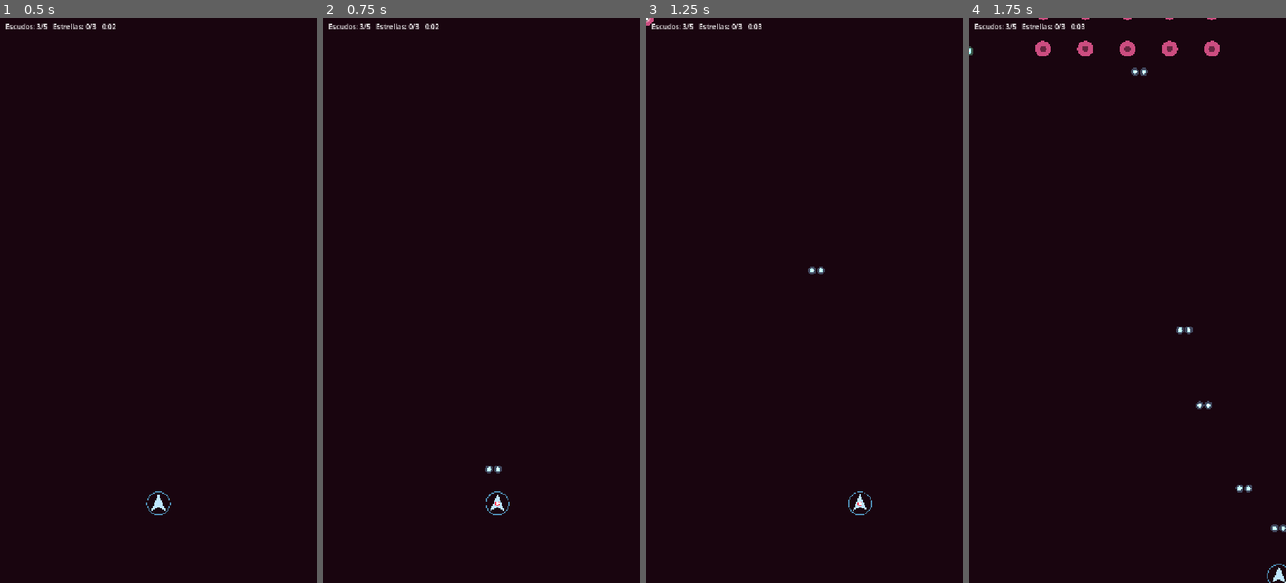
Above: before the commit, frames 1-4 (left to right).
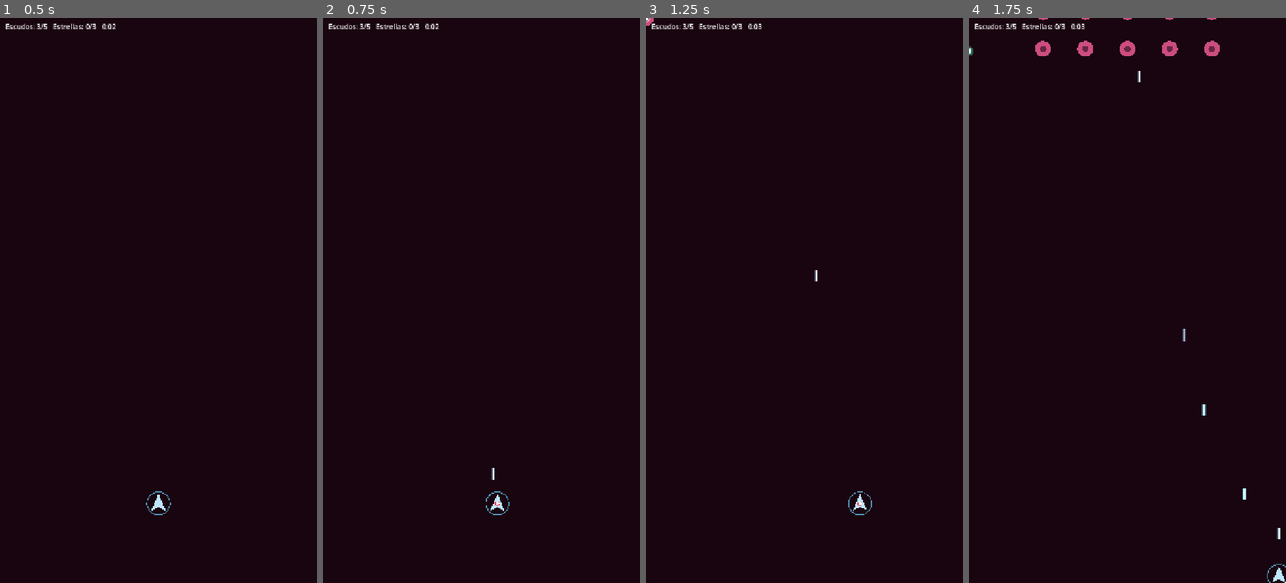
Above: after the commit, the same moments.

Repository: mark2141/cellularwars
Game: Godot game, scene res://scenes/main/main.tscn
Same seed, same stepped clock (60 frames per second), same inputs: the game is played once before the commit and once after it.
Inputs (mouse positions are in pixels of both pictures, inside the frame that each line leads up to):
- Up to frame 1 (0.5 s): no input
- Up to frame 2 (0.75 s): tap Enter at 0.5 s; move the mouse to (551, 272) at 0.52 s; hold Right (move_right) from 0.53 s (still down); hold Shift (focus) from 0.53 s (still down); click (551, 272) at 0.67 s
- Up to frame 3 (1.25 s): keep holding Right (move_right); keep holding Shift (focus)
- Up to frame 4 (1.75 s): release Right (move_right) at 1.25 s; release Shift (focus) at 1.25 s; drag from (1064, 328) to (1184, 503) at 1.27 s

Frame 1 is identical in both runs. In frame 2, less than 0.1% of the frame differs, in the area x 51-57%, y 79-82%; in frame 3, less than 0.1%; in frame 4, 0.4%, in the area x 51-100%, y 8-93%.

Commit message:
Añade armas como recursos: disparo simple en línea y mejora doble
Co-Authored-By: Claude Opus 5.5 <noreply@anthropic.com>
Claude-Session: https://claude.ai/code/session_01AXcMzje3NUiAFTqrS41fwi

Diff:
--- a/resources/player/player_default.tres
+++ b/resources/player/player_default.tres
@@ -1,6 +1,9 @@
-[gd_resource type="Resource" script_class="PlayerData" load_steps=2 format=3]
+[gd_resource type="Resource" script_class="PlayerData" format=3]
 
 [ext_resource type="Script" path="res://scripts/player/player_data.gd" id="1"]
+[ext_resource type="Resource" path="res://resources/weapons/simple.tres" id="1_wie2t"]
 
 [resource]
 script = ExtResource("1")
+speed = 336.0
+default_weapon = ExtResource("1_wie2t")
--- /dev/null
+++ b/resources/weapons/doble.tres
@@ -0,0 +1,10 @@
+[gd_resource type="Resource" script_class="WeaponData" format=3]
+
+[ext_resource type="Script" path="res://scripts/weapons/weapon_data.gd" id="1_yxgjx"]
+
+[resource]
+script = ExtResource("1_yxgjx")
+display_name = "Doble"
+letter = "D"
+color = Color(0.45, 1, 0.6, 1)
+shot_count = 2
--- /dev/null
+++ b/resources/weapons/simple.tres
@@ -0,0 +1,7 @@
+[gd_resource type="Resource" script_class="WeaponData" format=3]
+
+[ext_resource type="Script" path="res://scripts/weapons/weapon_data.gd" id="1_r1bp1"]
+
+[resource]
+script = ExtResource("1_r1bp1")
+display_name = "Simple"
--- a/scripts/bullets/bullet_manager.gd
+++ b/scripts/bullets/bullet_manager.gd
@@ -8,6 +8,8 @@
 enum Team { ENEMY, PLAYER }
 
 const CULL_MARGIN := 32.0
+## Largo de la estela de los disparos del jugador, que se dibujan como líneas.
+const SHOT_LENGTH := 26.0
 
 var player: Player
 var field: Rect2
@@ -109,6 +111,12 @@
 	# Dibujo provisional con círculos; se sustituirá por los proyectiles en SVG.
 	for i in _pos.size():
 		var c := _col[i]
+		if _team[i] == Team.PLAYER:
+			var tail := _pos[i] - _vel[i].normalized() * SHOT_LENGTH
+			draw_line(_pos[i], tail, Color(c, 0.35), _rad[i] * 2.2)
+			draw_line(_pos[i], tail, c, _rad[i])
+			draw_line(_pos[i], tail, Color.WHITE, _rad[i] * 0.35)
+			continue
 		draw_circle(_pos[i], _rad[i] * 1.8, Color(c, 0.3))
 		draw_circle(_pos[i], _rad[i], c)
 		draw_circle(_pos[i], _rad[i] * 0.45, Color.WHITE)
--- a/scripts/player/player.gd
+++ b/scripts/player/player.gd
@@ -9,6 +9,7 @@
 signal stars_changed(stars: int, needed: int)
 ## Se emite al recoger la última estrella; quien escucha limpia el escenario.
 signal laser_fired
+signal weapon_changed(weapon: WeaponData)
 signal defeated
 
 ## Margen para que la nave no salga a medias del campo.
@@ -19,6 +20,7 @@
 var bullets: BulletManager
 var field: Rect2
 var stars: int = 0
+var current_weapon: WeaponData
 var focusing: bool = false
 
 var _invuln_left: float = 0.0
@@ -32,14 +34,21 @@
 func _ready() -> void:
 	health.reset(data.max_shields + 1, data.start_shields + 1)
 	hitbox.radius = data.hitbox_radius
-	weapon.interval = data.fire_interval
 	health.damaged.connect(_on_damaged)
 	health.died.connect(_on_died)
 	weapon.fired.connect(_on_fired)
+	set_weapon(data.default_weapon)
 
 
 func is_targetable() -> bool:
 	return not health.is_dead() and not health.invulnerable
+
+
+## Sustituye el arma actual (la mejora no se acumula).
+func set_weapon(new_weapon: WeaponData) -> void:
+	current_weapon = new_weapon
+	weapon.interval = new_weapon.fire_interval
+	weapon_changed.emit(new_weapon)
 
 
 func shields() -> int:
@@ -112,10 +121,7 @@
 func _on_fired(_origin: Vector2) -> void:
 	if bullets == null:
 		return
-	for side: float in [-1.0, 1.0]:
-		bullets.spawn(position + Vector2(side * data.shot_offset, -18.0),
-				Vector2(0.0, -data.shot_speed), data.shot_radius, data.shot_color,
-				BulletManager.Team.PLAYER, data.shot_damage)
+	current_weapon.fire(bullets, position + Vector2(0.0, -20.0))
 
 
 func _draw() -> void:
--- a/scripts/player/player_data.gd
+++ b/scripts/player/player_data.gd
@@ -25,11 +25,6 @@
 ## Segundos que dura el rayo en pantalla (la limpieza es instantánea).
 @export var laser_duration: float = 0.7
 
-@export_group("Disparo")
-@export var fire_interval: float = 0.1
-@export var shot_speed: float = 900.0
-@export var shot_radius: float = 5.0
-@export var shot_damage: int = 1
-## Separación horizontal de los dos cañones respecto al centro.
-@export var shot_offset: float = 10.0
-@export var shot_color: Color = Color(0.5, 0.85, 1.0)
+@export_group("Arma")
+## Arma con la que empieza el nivel. Las mejoras la sustituyen.
+@export var default_weapon: WeaponData
--- /dev/null
+++ b/scripts/weapons/weapon_data.gd
@@ -0,0 +1,31 @@
+class_name WeaponData
+extends Resource
+## Arma del jugador. Hay un .tres por arma. Las mejoras caen como drop en una caja
+## con su letra (estilo Contra / Metal Slug) para que el jugador sepa qué recoge.
+
+@export var display_name: String = ""
+## Letra de la caja del drop y del HUD. El arma base no la necesita.
+@export var letter: String = ""
+## Color de la caja y de los disparos.
+@export var color: Color = Color(0.5, 0.85, 1.0)
+## Segundos entre ráfagas.
+@export var fire_interval: float = 0.1
+@export var shot_speed: float = 900.0
+## Radio de colisión del disparo (se dibuja como una línea).
+@export var shot_radius: float = 4.0
+@export var shot_damage: int = 1
+## Disparos por ráfaga.
+@export var shot_count: int = 1
+## Separación horizontal entre disparos paralelos.
+@export var shot_spacing: float = 20.0
+## Apertura total en grados (0 = todos rectos hacia arriba).
+@export var spread_degrees: float = 0.0
+
+
+func fire(bullets: BulletManager, origin: Vector2) -> void:
+	for i in shot_count:
+		var t := 0.0 if shot_count == 1 else float(i) / (shot_count - 1) - 0.5
+		var angle := -PI * 0.5 + deg_to_rad(spread_degrees) * t
+		bullets.spawn(origin + Vector2(t * (shot_count - 1) * shot_spacing, 0.0),
+				Vector2.from_angle(angle) * shot_speed, shot_radius, color,
+				BulletManager.Team.PLAYER, shot_damage)
Not shown, added: scripts/weapons/weapon_data.gd.uid
